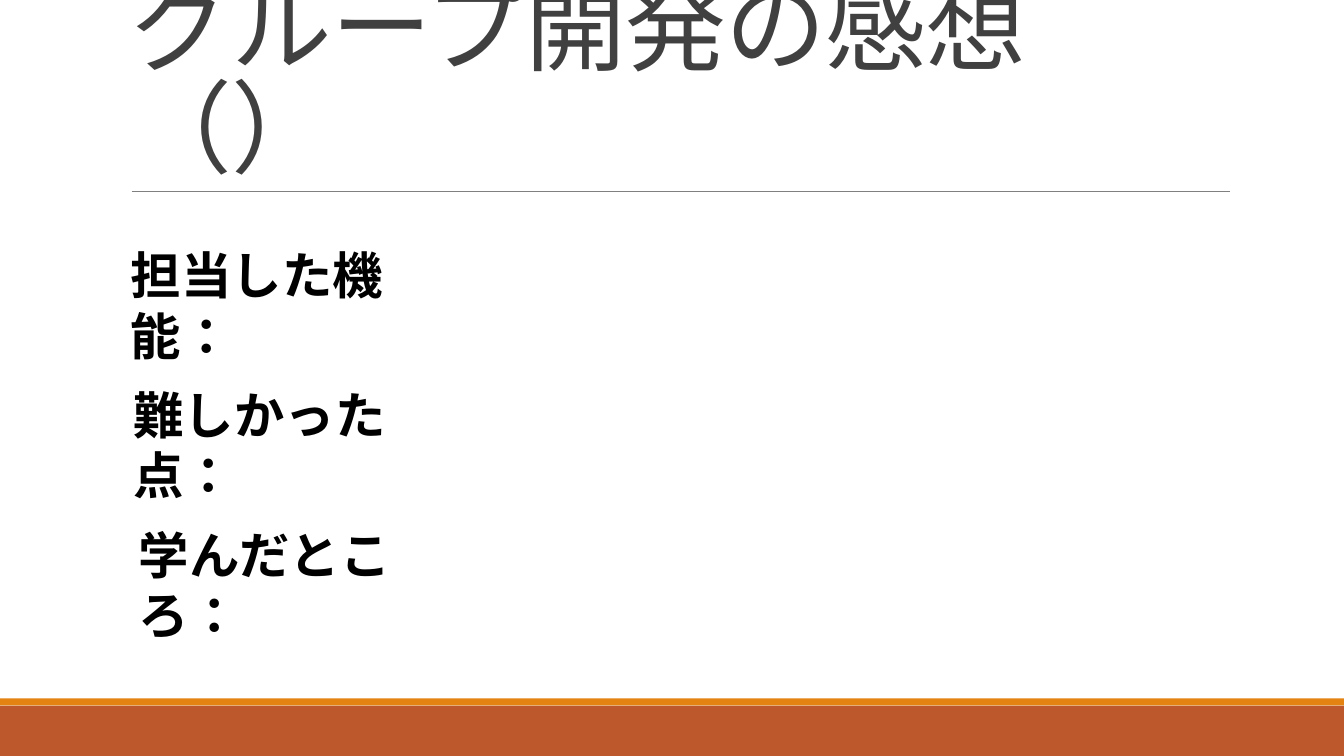
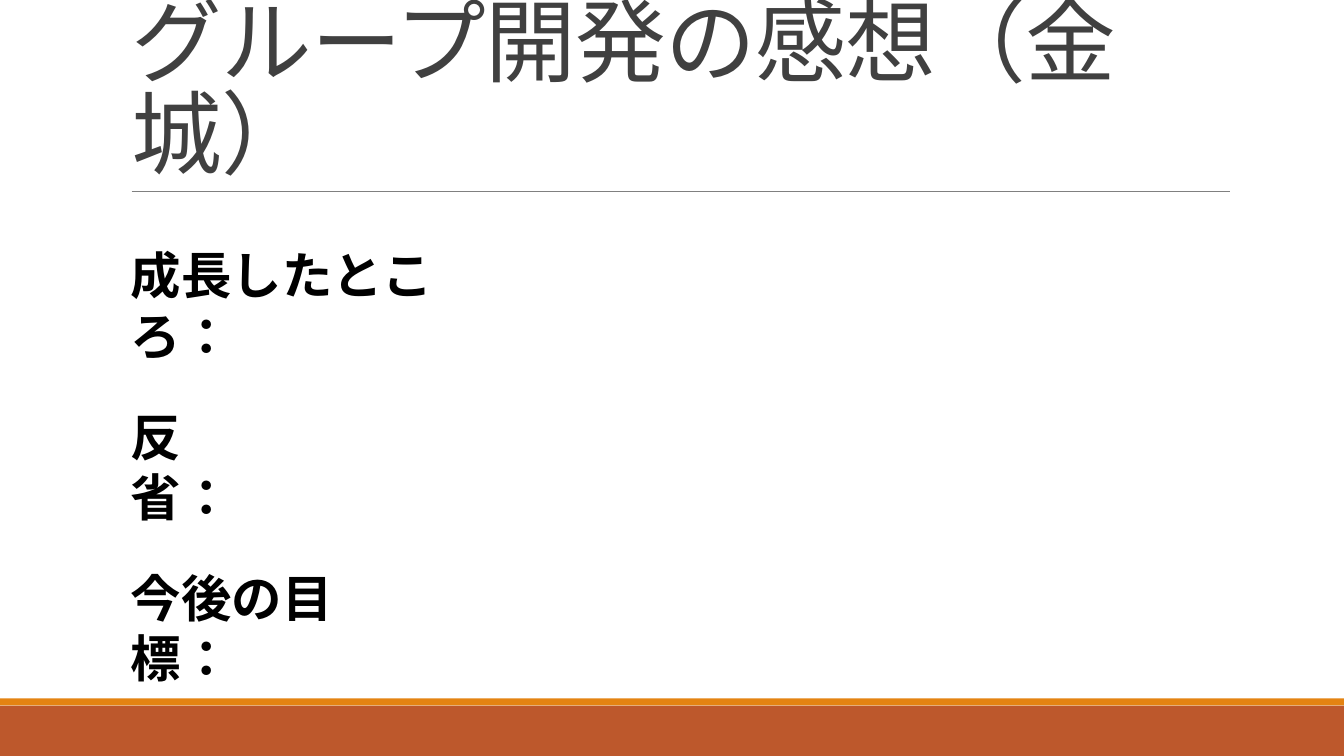
Before and after one commit to ShunjiYamamoto/groupA, a slide deck: slide 13 of 9.発表資料/グループ開発_Aグループ発表資料.pptx (slide 14 before the commit). Drawn at 1344x756 pixels with LibreOffice and Linux fonts; fonts in the diff are those of the drawing. Boxes give left, top, right and bottom in pixels: in the first picture for what was removed or moved away, otherwise in the second. Text is boxed around its words. In the diff, an @@ line names an element or a change of style, - is before the commit and + after.

```diff
--- a/9.発表資料/グループ開発_Aグループ発表資料.pptx
+++ b/9.発表資料/グループ開発_Aグループ発表資料.pptx
@@ title at <box>131,0,1116,176</box>: text changed; size 72 to 64.8 pt @@
-グループ開発の感想（）
+グループ開発の感想（金城）
@@ text at <box>131,251,433,358</box>: text changed @@
-担当した機能：
+成長したところ：
@@ text at <box>131,415,232,521</box>: text changed @@
-難しかった点：
+反省：
@@ text at <box>131,574,333,682</box>: text changed @@
-学んだところ：
+今後の目標：
```
Also in this commit, not shown: 4 other slides changed, 1 slide added, 1 slide removed.
